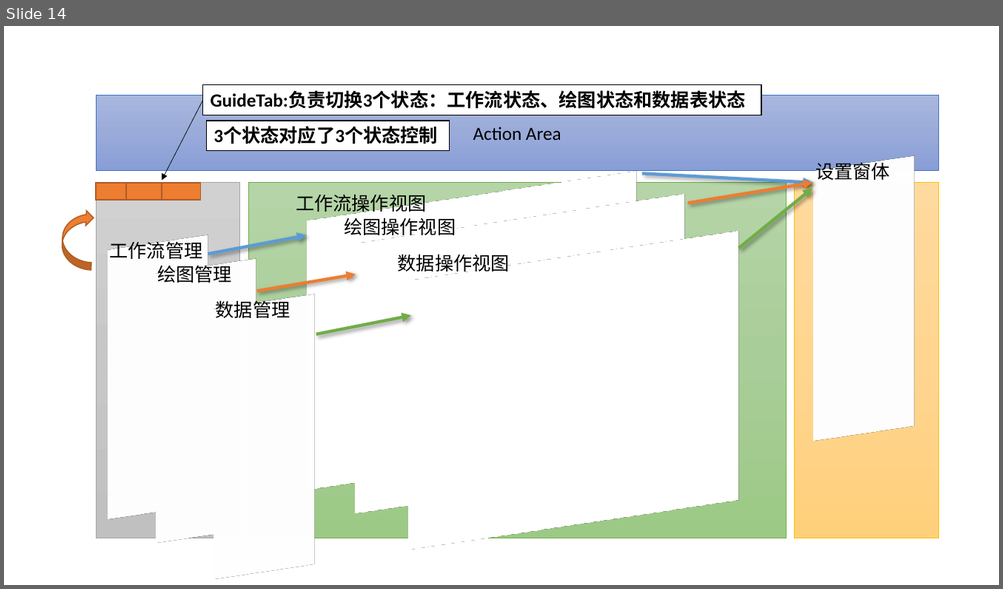
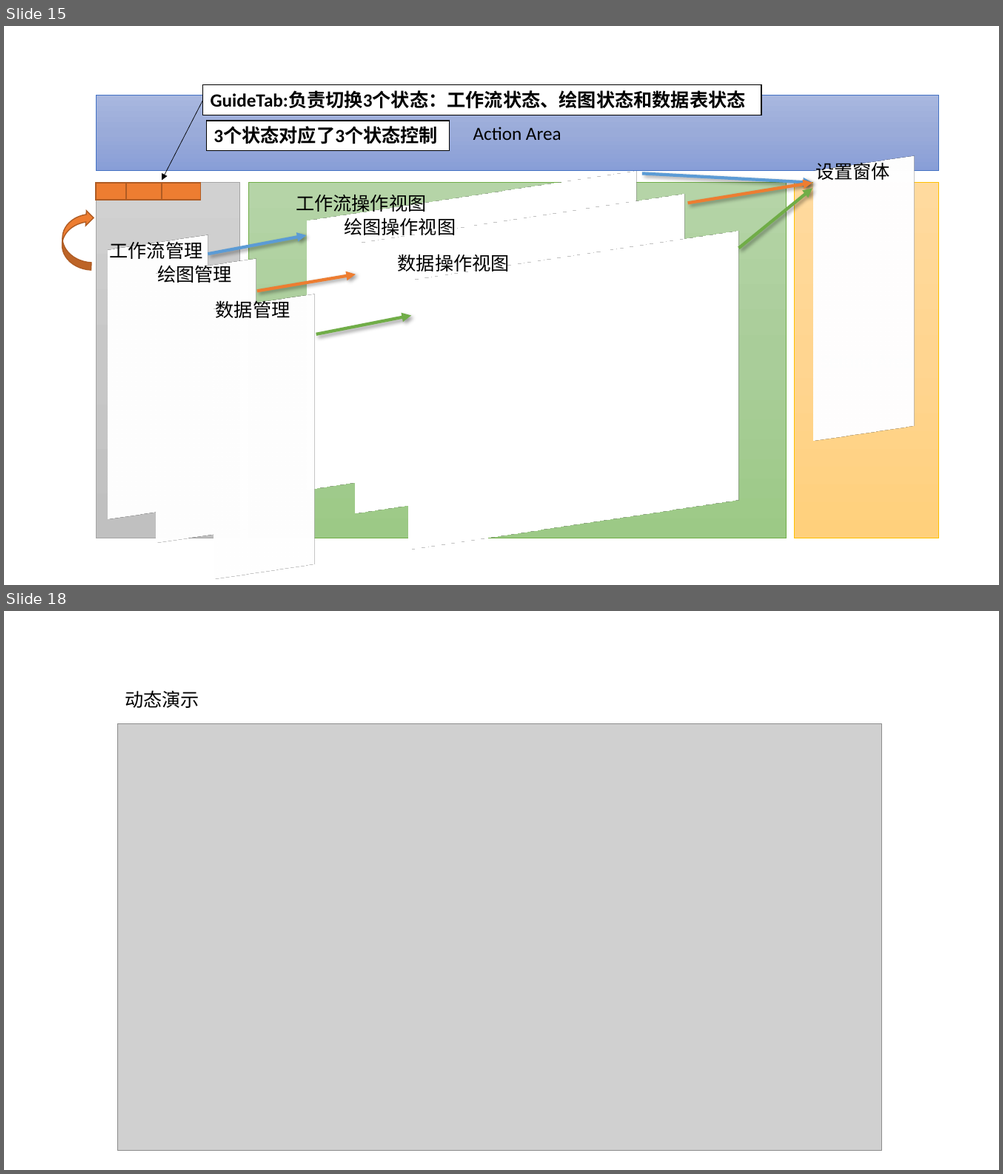
Before and after one commit to czyt1988/data-workbench, a slide deck: doc/DataWorkFlow-chart.pptx. Shown one above the other, each under a label of ours: slide 14 before the commit, slides 15 and 18 after it; the slides between them are not shown. The pictures are 1003x589 and 1003x1174 pixels, drawn with LibreOffice and Linux fonts; fonts in the diff are those of the drawing; grey boxes stand for pictures. Boxes give left, top, right and bottom in pixels: in the first picture for what was removed or moved away, otherwise in the second. Text is boxed around its words. In the diff, an @@ line names an element or a change of style, - is before the commit and + after.

```diff
--- a/doc/DataWorkFlow-chart.pptx
+++ b/doc/DataWorkFlow-chart.pptx
@@ slide 18 added at bbox=[4, 611, 999, 1170], background #FFFFFF @@
@@ text added at bbox=[125, 690, 199, 708], 18 pt, text #000000 @@
+动态演示
@@ picture added at bbox=[117, 724, 882, 1151] @@
@@ what was slide 14 is now slide 15 @@
```
Also in this commit, not shown: 9 slides changed, 4 other slides added, 1 slide removed, 25 other files.
